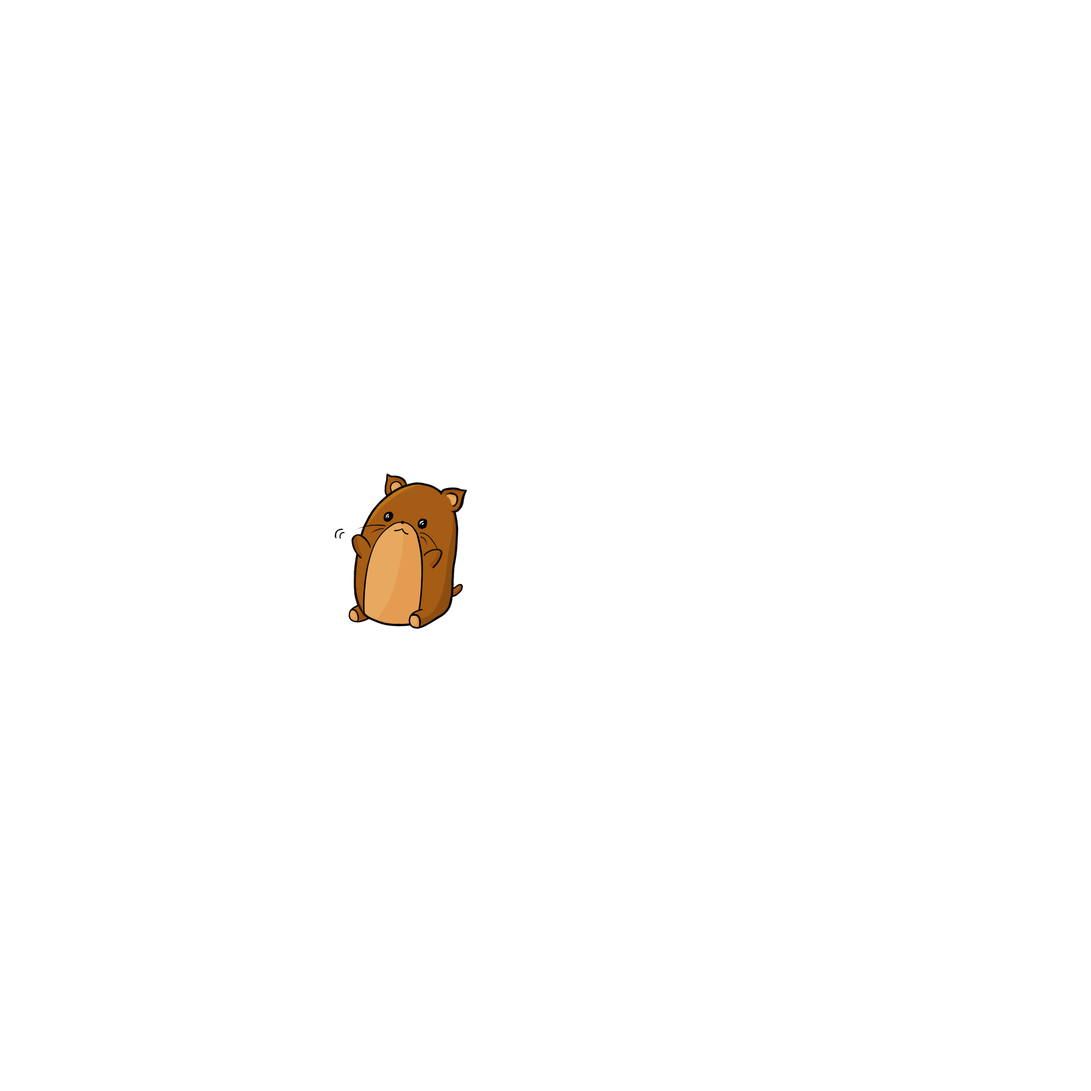
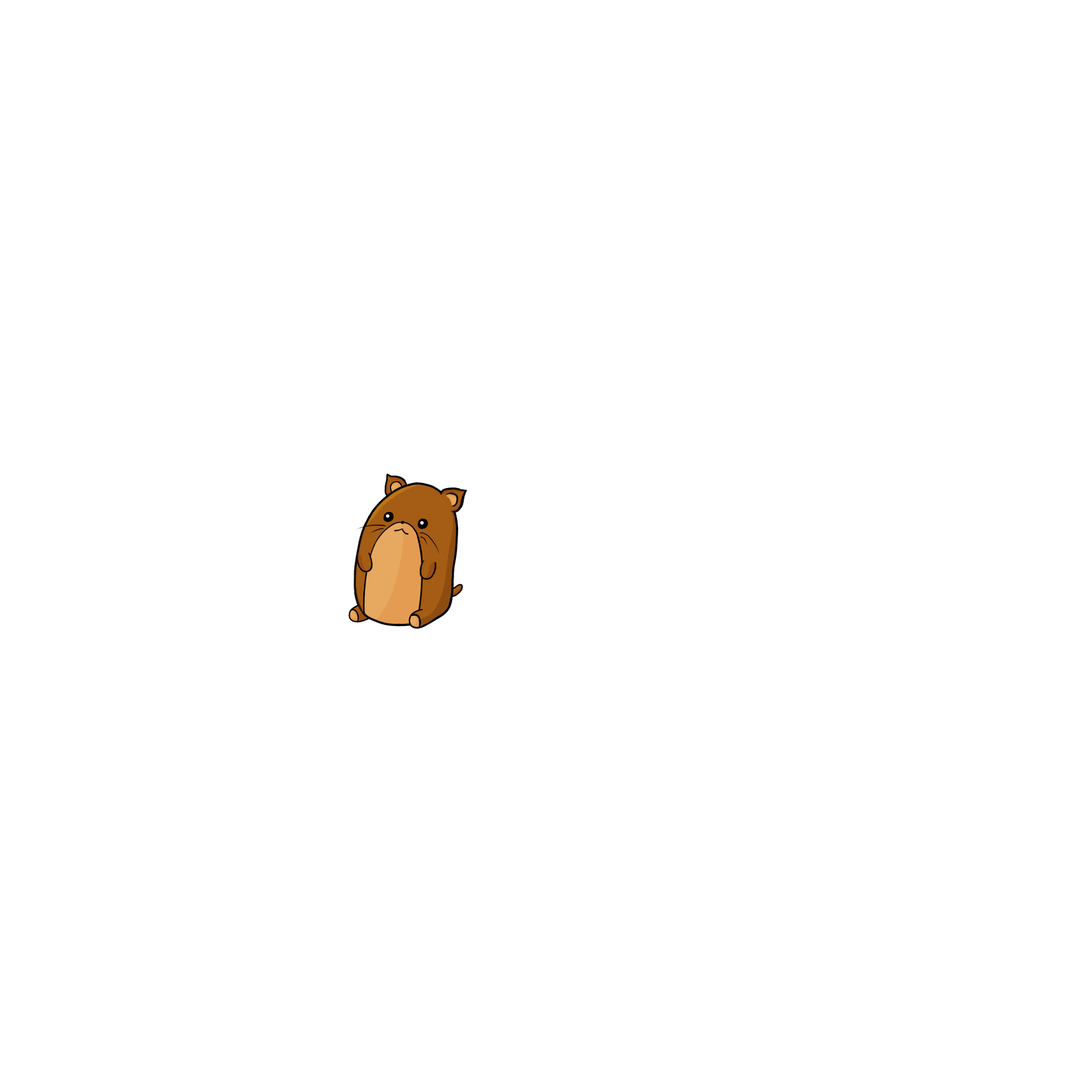
Layers edited between the first and the second (1091, 1091) image:
renamed "TotenSwing.png" to "@Sh", opacity 100% → 15%, blend normal → linear burn, moved it into group "LeftEar.png", painted on it over [334, 511, 429, 540]
hid group "LUp.png" (3 layers) over [422, 548, 443, 570]
painted on "LeftHandUp" (1st of 2, in "BlackMice.png" › "Hand" › "LUp.png") over [423, 548, 443, 570]
painted on "@Sh" (2nd of 14, in "BlackMice.png" › "Hand" › "LUp.png") over [422, 548, 443, 570]
renamed "@LeftHandUp" to "Fixed", moved it into group "LUp2.png", painted on it over [423, 524, 443, 569]
showed group "LDown.png" (4 layers) over [419, 560, 441, 581]
renamed "@LeftHandUp" to "Fixed", moved it into group "LDown.png", painted on it over [419, 525, 443, 581]
painted on "LeftHandDown" over [419, 560, 441, 581]
renamed "Fixed" to "@LeftHandDown", moved it below "@Sh", painted on it over [419, 560, 441, 581]
hid group "RUp.png" (3 layers) over [351, 534, 372, 560]
renamed "RightHandUp" to "@RightHandUp", painted on it over [351, 534, 372, 560]
renamed "@RightHandUp" to "Fixed", moved it into group "RHor.png", painted on it over [351, 534, 372, 560]
renamed "@RightHand Hor" to "Fixed", moved it into group "RDown.png", painted on it over [351, 535, 374, 573]
renamed "@LeftLeg" to "LeftBread.png", moved it into group "Bread", painted on it over [417, 548, 440, 627]
renamed "Eye.png" to "Nose.png", moved it into group "Face", painted on it over [385, 511, 428, 530]
"@Sh" (11th of 14, in "BlackMice.png" › "Face" › "Angry" › "TotenSpeak.png"): opacity 15% → 100%, blend linear burn → normal, moved it into group "TotenSpeak.png", painted on it over [365, 511, 443, 576]
painted on "Body" over [353, 511, 443, 627]
painted on "@Out Sh 1" over [355, 511, 443, 619]
painted on "@Light" over [334, 511, 440, 627]
painted on "@Body" over [353, 511, 443, 625]
…and 12 more changes (3 added, 7 painted, 1 removed, 1 renamed, 2 stack, 1 visibility)
